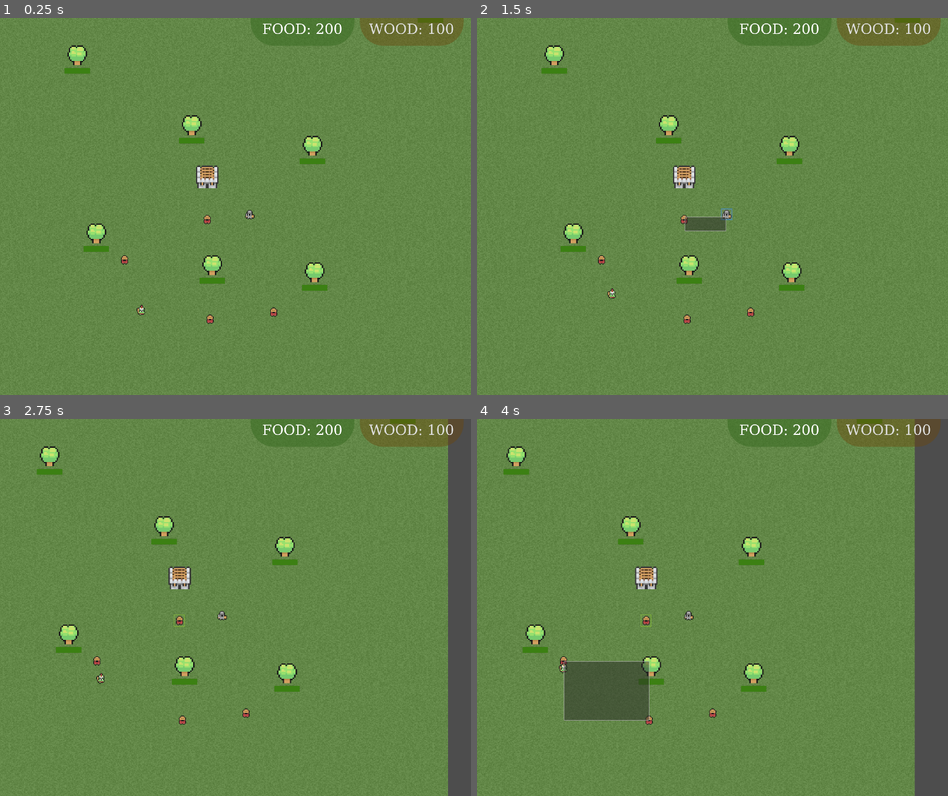
Above: before the commit, frames 1-4 (two rows, left to right).
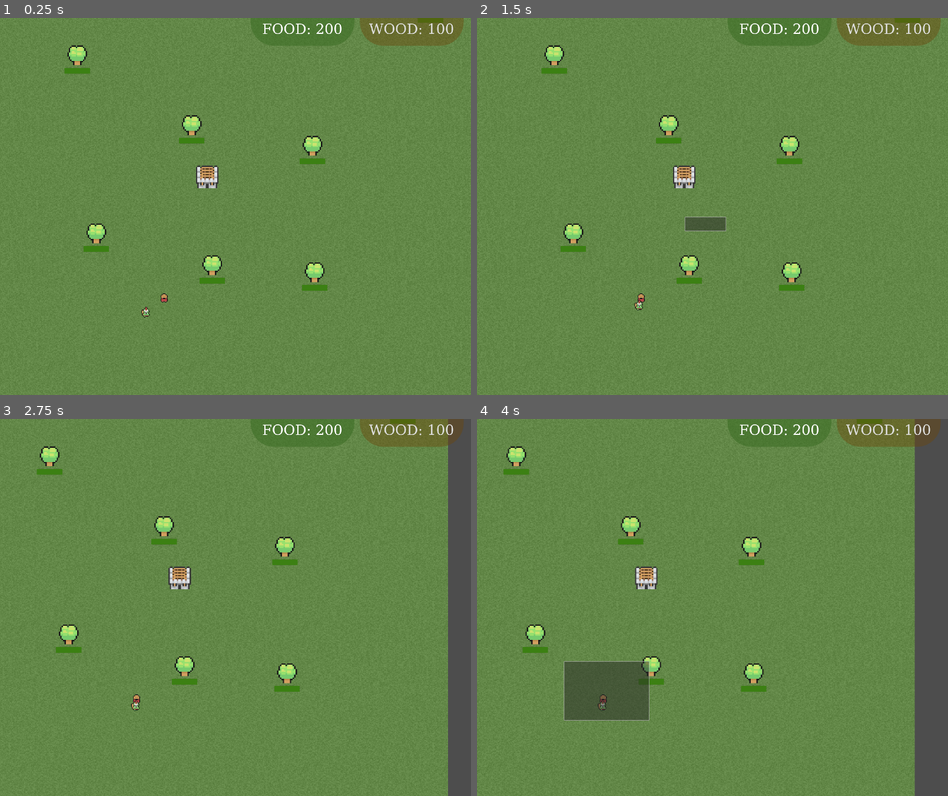
Above: after the commit, the same moments.

Repository: thejameswilliam/RTS-Game
Game: Godot game, scene res://world.tscn
The game is run twice, just before and just after one commit, with the same random seed, the same clock (stepped at 60 frames per second) and the same inputs.
Inputs (mouse positions are in pixels of both pictures, inside the frame that each line leads up to):
- Up to frame 1 (0.25 s): no input
- Up to frame 2 (1.5 s): tap Enter at 0.5 s; drag from (684, 221) to (599, 259) at 0.52 s; drag from (726, 217) to (599, 259) at 1.27 s
- Up to frame 3 (2.75 s): move the mouse to (249, 615) at 2.02 s; hold Right (ui_right) from 2.03 s (still down); tap Mouse wheel down (WheelDown) at 2.1 s; click (249, 615) at 2.17 s
- Up to frame 4 (4 s): release Right (ui_right) at 2.75 s; drag from (575, 660) to (698, 615) at 2.77 s; drag from (651, 720) to (561, 660) at 3.52 s

The runs differ from the first frame. In frame 1, 0.3% of the frame differs, in the area x 25-59%, y 50-82%; in frame 2, 0.3%; in frame 3, 0.3%; in frame 4, 0.3%.

Commit message:
attacking and killing units.

Diff:
--- a/Enemies/Goblin.tscn
+++ b/Enemies/Goblin.tscn
@@ -72,7 +72,6 @@
 shape = SubResource("CapsuleShape2D_pnmdx")
 
 [node name="AttackBox" parent="." instance=ExtResource("4_vece0")]
-visible = false
 collision_layer = 4
 collision_mask = 4
 
@@ -80,12 +79,13 @@
 shape = SubResource("CapsuleShape2D_ac5q7")
 
 [node name="DefendBox" parent="." instance=ExtResource("3_4deky")]
-visible = false
 collision_layer = 2
 collision_mask = 2
 
 [node name="HurtCollisionShape2D" parent="DefendBox" index="0"]
 shape = SubResource("CapsuleShape2D_3gngs")
 
+[connection signal="defend" from="DefendBox" to="." method="_on_hurt_box_hurt"]
+
 [editable path="AttackBox"]
 [editable path="DefendBox"]
--- a/Enemies/enemy.gd
+++ b/Enemies/enemy.gd
@@ -6,13 +6,14 @@
 
 @onready var animation: AnimationPlayer = $AnimationPlayer
 
+var closest = null
 #
 func _ready():
 	pass
 
 func _physics_process(_delta):
 	var unit = get_closest_unit()
-	if unit:
+	if is_instance_valid(unit):
 		var distance_to = global_position.distance_to(unit.global_position)
 		var direction = global_position.direction_to(unit.global_position)
 		velocity = direction * movement_speed
@@ -25,18 +26,22 @@
 
 
 func get_closest_unit():
-	var closest = null
 	var distance_to = 999999
-	for i in units:
-		var new_distance_to = global_position.distance_to(i.global_position)
-		if new_distance_to < distance_to:
-			distance_to = new_distance_to
-			closest = i
-	return closest
-
+	if units:
+		for i in units:
+			if is_instance_valid(i):
+				var new_distance_to = global_position.distance_to(i.global_position)
+				if new_distance_to < distance_to:
+					distance_to = new_distance_to
+					closest = i
+		return closest
+	else:
+		return false
 
 
 func _on_hurt_box_hurt(damage):
 	hit_points -= damage
+	print("Goblin Hit Points: " + str(hit_points))
 	if hit_points <= 0:
+		closest = null
 		queue_free()
--- a/Utility/defend.gd
+++ b/Utility/defend.gd
@@ -13,6 +13,7 @@
 
 
 func _on_area_entered(area):
+
 	if area.is_in_group("attack"):
 		if not area.get("damage") == null:
 			match HurtBoxType:
@@ -25,14 +26,7 @@
 					if area.has_method("tempdisable"):
 						area.tempdisable()
 			var damage = area.damage
-			print(damage)
 			emit_signal("defend", damage)
-
-
-func _on_body_entered(body):
-	var groups = body.get_groups()
-	print(get_overlapping_areas())
-
 
 
 
--- a/units/warrior.gd
+++ b/units/warrior.gd
@@ -1,12 +1,15 @@
 extends CharacterBody2D
 
 @export var selected: bool = false
+
 @onready var box: Panel = $Box
 @onready var animation: AnimationPlayer = $AnimationPlayer
+@onready var target = position
 
-@onready var target = position
 var folow_cursor: bool = false
-var speed = 40
+var movement_speed = 40
+var hit_points = 100
+
 var cost = {
 	"Wood": 5,
 	"Food": 10
@@ -34,7 +37,7 @@
 		if selected:
 			target = get_global_mouse_position()
 			animation.play("Walk Down")
-	velocity = position.direction_to(target) * speed
+	velocity = position.direction_to(target) * movement_speed
 	if position.distance_to(target) > 20:
 		move_and_slide()
 	else:
@@ -45,3 +48,8 @@
 func _on_selection_area_selection_toggled(selection):
 	set_selected(selection)
 	pass # Replace with function body.
+
+
+func _on_defend_box_defend(damage):
+	hit_points -= damage
+	print("Warrior Hit Points: " + str(hit_points))
--- a/units/warrior.tscn
+++ b/units/warrior.tscn
@@ -1,11 +1,13 @@
-[gd_scene load_steps=10 format=3 uid="uid://b57ofnq5htffv"]
+[gd_scene load_steps=14 format=3 uid="uid://b57ofnq5htffv"]
 
-[ext_resource type="Script" path="res://units/warrior.gd" id="1_fmghs"]
-[ext_resource type="Texture2D" uid="uid://5l40anv6nppw" path="res://images/MiniWorldSprites/Characters/Soldiers/Melee/RedMelee/SwordsmanRed.png" id="2_41odp"]
-[ext_resource type="Script" path="res://units/SelectionArea.gd" id="3_kt37r"]
+[ext_resource type="Script" path="res://units/warrior.gd" id="1_mnjex"]
+[ext_resource type="Texture2D" uid="uid://5l40anv6nppw" path="res://images/MiniWorldSprites/Characters/Soldiers/Melee/RedMelee/SwordsmanRed.png" id="2_jre7o"]
+[ext_resource type="Script" path="res://units/SelectionArea.gd" id="3_2a34g"]
+[ext_resource type="PackedScene" uid="uid://bwl8xaexlmh1c" path="res://Utility/attack.tscn" id="4_gwjik"]
+[ext_resource type="PackedScene" uid="uid://fjqo083wps36" path="res://Utility/defend.tscn" id="5_lejo6"]
 
 [sub_resource type="RectangleShape2D" id="RectangleShape2D_fuosd"]
-size = Vector2(13, 9)
+size = Vector2(13, 10.5)
 
 [sub_resource type="StyleBoxFlat" id="StyleBoxFlat_pb1ru"]
 bg_color = Color(0.6, 0.6, 0.6, 0.137255)
@@ -56,22 +58,32 @@
 
 [sub_resource type="CircleShape2D" id="CircleShape2D_t3i6h"]
 
-[node name="Unit" type="CharacterBody2D"]
+[sub_resource type="CapsuleShape2D" id="CapsuleShape2D_ogolh"]
+radius = 5.0
+height = 14.0
+
+[sub_resource type="CapsuleShape2D" id="CapsuleShape2D_i1ivh"]
+radius = 3.0
+height = 12.0
+
+[node name="Warrior" type="CharacterBody2D"]
 position = Vector2(0, 1)
-script = ExtResource("1_fmghs")
+script = ExtResource("1_mnjex")
 
 [node name="Warrior" type="Sprite2D" parent="."]
 position = Vector2(0, -8)
-texture = ExtResource("2_41odp")
+texture = ExtResource("2_jre7o")
 hframes = 5
 vframes = 12
 frame = 1
 
 [node name="CollisionShape2D" type="CollisionShape2D" parent="."]
-position = Vector2(-0.5, -5.5)
+visible = false
+position = Vector2(0, -6.75)
 shape = SubResource("RectangleShape2D_fuosd")
 
 [node name="Box" type="Panel" parent="."]
+visible = false
 offset_left = -8.0
 offset_top = -17.0
 offset_right = 8.0
@@ -84,11 +96,32 @@
 }
 
 [node name="SelectionArea" type="Area2D" parent="."]
-script = ExtResource("3_kt37r")
+visible = false
+script = ExtResource("3_2a34g")
 
 [node name="CollisionShape2D2" type="CollisionShape2D" parent="SelectionArea"]
 position = Vector2(0, -9)
 shape = SubResource("CircleShape2D_t3i6h")
 
+[node name="AttackBox" parent="." instance=ExtResource("4_gwjik")]
+collision_layer = 2
+collision_mask = 2
+
+[node name="HitCollisionShape2D" parent="AttackBox" index="0"]
+position = Vector2(-2, -8)
+shape = SubResource("CapsuleShape2D_ogolh")
+
+[node name="DefendBox" parent="." instance=ExtResource("5_lejo6")]
+collision_layer = 4
+collision_mask = 4
+
+[node name="HurtCollisionShape2D" parent="DefendBox" index="0"]
+position = Vector2(0, -9)
+shape = SubResource("CapsuleShape2D_i1ivh")
+
 [connection signal="input_event" from="." to="." method="_on_input_event"]
 [connection signal="selection_toggled" from="SelectionArea" to="." method="_on_selection_area_selection_toggled"]
+[connection signal="defend" from="DefendBox" to="." method="_on_defend_box_defend"]
+
+[editable path="AttackBox"]
+[editable path="DefendBox"]
--- a/units/worker.gd
+++ b/units/worker.gd
@@ -8,7 +8,7 @@
 
 var folow_cursor: bool = false
 var movement_speed = 60
-var hit_points = 80
+var hit_points = 40
 
 var cost = {
 	"Wood": 0,
@@ -51,4 +51,5 @@
 
 func _on_defend_box_defend(damage):
 	hit_points -= damage
-	print(hit_points)
+	if hit_points <= 0:
+		queue_free()
--- a/units/worker.tscn
+++ b/units/worker.tscn
@@ -91,19 +91,17 @@
 }
 
 [node name="CollisionShape2D" type="CollisionShape2D" parent="."]
-visible = false
 position = Vector2(0, -8)
 shape = SubResource("CapsuleShape2D_pk7l2")
 
 [node name="SelectionArea" type="Area2D" parent="."]
-visible = false
-script = ExtResource("3_1a78j")
+script = ExtResource("3_ui77v")
 
 [node name="CollisionShape2D2" type="CollisionShape2D" parent="SelectionArea"]
 position = Vector2(0, -9)
 shape = SubResource("CircleShape2D_o7xjl")
 
-[node name="DefendBox" parent="." instance=ExtResource("4_8uwap")]
+[node name="DefendBox" parent="." instance=ExtResource("4_djo7x")]
 collision_layer = 4
 collision_mask = 4
 
--- a/world.gd
+++ b/world.gd
@@ -26,14 +26,16 @@
 
 func deselect_all_units():
 	for unit in units:
-		unit.set_selected(false)
+		if is_instance_valid(unit):
+			unit.set_selected(false)
 
 
 func get_units_in_area(area: Array):
 	var _units: Array = []
 	for unit in units:
-		if (unit.position.x > area[0].x) and (unit.position.x < area[1].x):
-			if (unit.position.y > area[0].y) and (unit.position.y < area[1].y):
-				_units.append(unit)
+		if is_instance_valid(unit):
+			if (unit.position.x > area[0].x) and (unit.position.x < area[1].x):
+				if (unit.position.y > area[0].y) and (unit.position.y < area[1].y):
+					_units.append(unit)
 
 	return _units
--- a/world.tscn
+++ b/world.tscn
@@ -1,13 +1,12 @@
-[gd_scene load_steps=10 format=3 uid="uid://k8ftx0qfbnv5"]
+[gd_scene load_steps=9 format=3 uid="uid://k8ftx0qfbnv5"]
 
 [ext_resource type="Script" path="res://UI/Camera.gd" id="1_kjri0"]
 [ext_resource type="Script" path="res://world.gd" id="1_kstvi"]
-[ext_resource type="PackedScene" uid="uid://duvegjudp7c0u" path="res://units/worker.tscn" id="2_7u3o2"]
+[ext_resource type="PackedScene" uid="uid://duvegjudp7c0u" path="res://units/Worker.tscn" id="2_7u3o2"]
 [ext_resource type="Texture2D" uid="uid://i10bximvko5u" path="res://images/MiniWorldSprites/Ground/TexturedGrass.png" id="2_srcar"]
 [ext_resource type="PackedScene" uid="uid://dqa0sxgaqcyjp" path="res://World Objects/tree.tscn" id="4_dbqhf"]
 [ext_resource type="PackedScene" uid="uid://bg2ohhatacu6c" path="res://UI/ui.tscn" id="5_v8451"]
 [ext_resource type="PackedScene" uid="uid://occa8lx1sxeo" path="res://Houses/barracls.tscn" id="7_230ge"]
-[ext_resource type="PackedScene" uid="uid://b57ofnq5htffv" path="res://units/warrior.tscn" id="8_6l7lt"]
 [ext_resource type="PackedScene" uid="uid://b1vl34sb4b2u2" path="res://Enemies/Goblin.tscn" id="9_6i8rs"]
 
 [node name="World" type="Node2D"]
@@ -39,20 +38,8 @@
 [node name="Units" type="Node2D" parent="."]
 y_sort_enabled = true
 
-[node name="Unit" parent="Units" instance=ExtResource("2_7u3o2")]
-position = Vector2(-40, 27)
-
-[node name="Unit2" parent="Units" instance=ExtResource("8_6l7lt")]
-position = Vector2(20, 20)
-
-[node name="Unit3" parent="Units" instance=ExtResource("2_7u3o2")]
-position = Vector2(-157, 84)
-
-[node name="Unit4" parent="Units" instance=ExtResource("2_7u3o2")]
-position = Vector2(-36, 168)
-
 [node name="Unit5" parent="Units" instance=ExtResource("2_7u3o2")]
-position = Vector2(54, 158)
+position = Vector2(-101, 138)
 
 [node name="Objects" type="Node2D" parent="."]
 y_sort_enabled = true
@@ -86,4 +73,3 @@
 
 [node name="enemy_goblin" parent="." instance=ExtResource("9_6i8rs")]
 position = Vector2(-131, 151)
-movement_speed = 20
Not shown: 2 places in units/worker.tscn that only renumber resources
